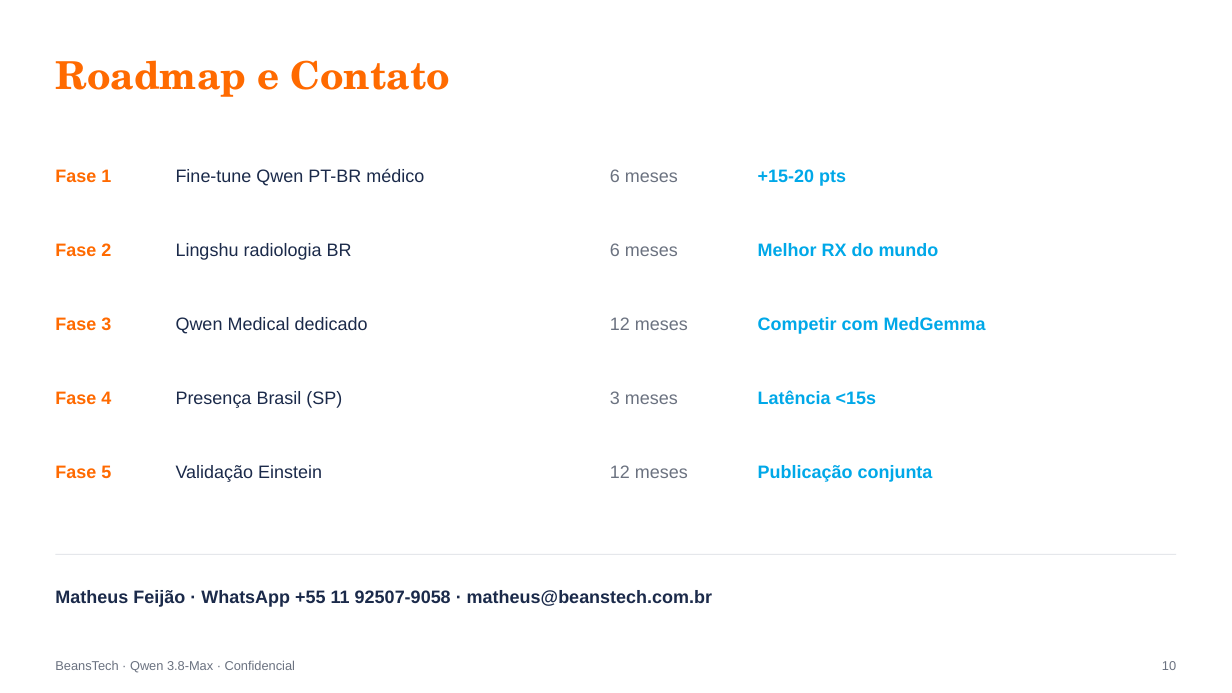
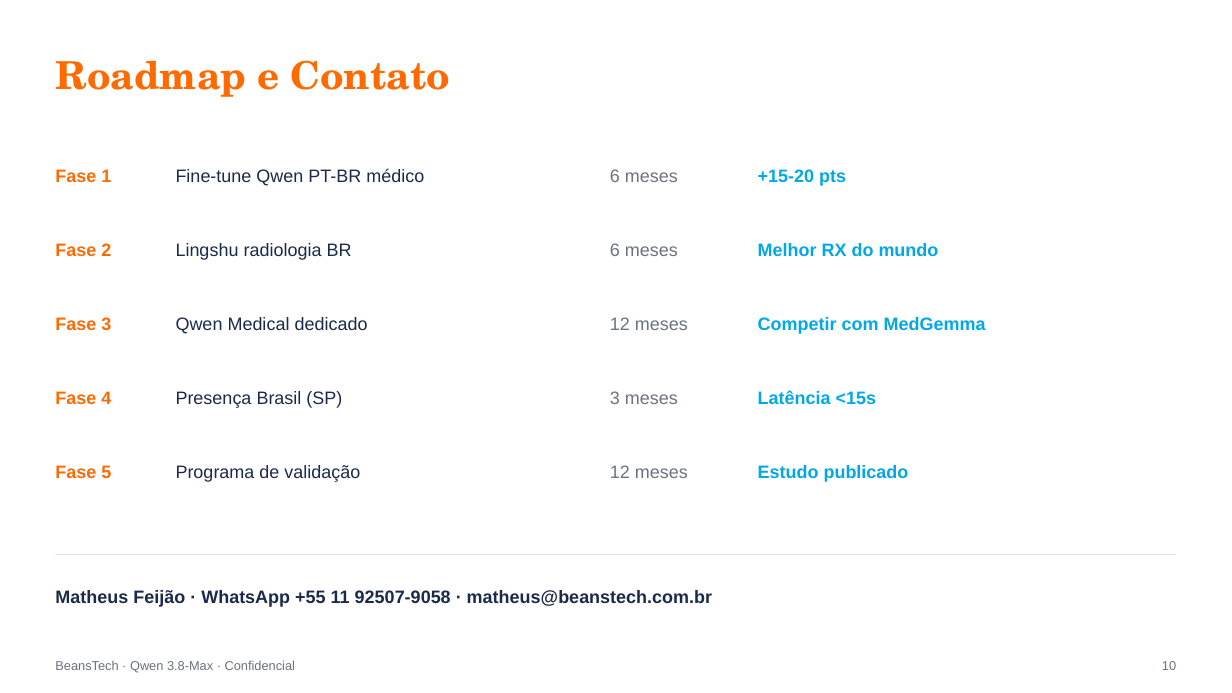
Before and after one commit to beanstechhub/healthtech-infra, a slide deck: slide 10 of apresentacoes/Qwen_Medicina_Eric_PT.pptx. Drawn at 1232x693 pixels with LibreOffice and Linux fonts; fonts in the diff are those of the drawing. Boxes give left, top, right and bottom in pixels: in the first picture for what was removed or moved away, otherwise in the second. Text is boxed around its words. In the diff, an @@ line names an element or a change of style, - is before the commit and + after.

Commit message:
Slides corrigidos: áreas vazias preenchidas (Einstein 5/8, Qwen 3/4/8, Benchmark 3/5/6); 'Validação Einstein' removida do Qwen (0 menções)

```diff
--- a/apresentacoes/Qwen_Medicina_Eric_PT.pptx
+++ b/apresentacoes/Qwen_Medicina_Eric_PT.pptx
@@ text at [176,465,360,482]: text changed @@
-Validação Einstein
+Programa de validação
@@ text at [758,465,909,482]: text changed @@
-Publicação conjunta
+Estudo publicado
```
Also in this commit, not shown: 4 other slides changed, 7 other files.
